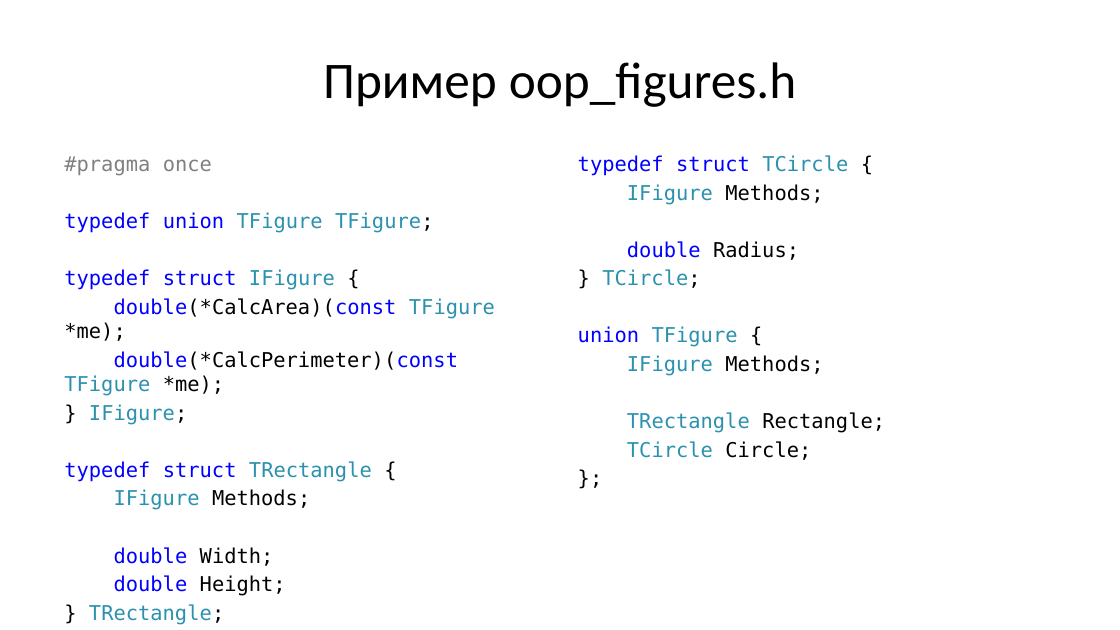
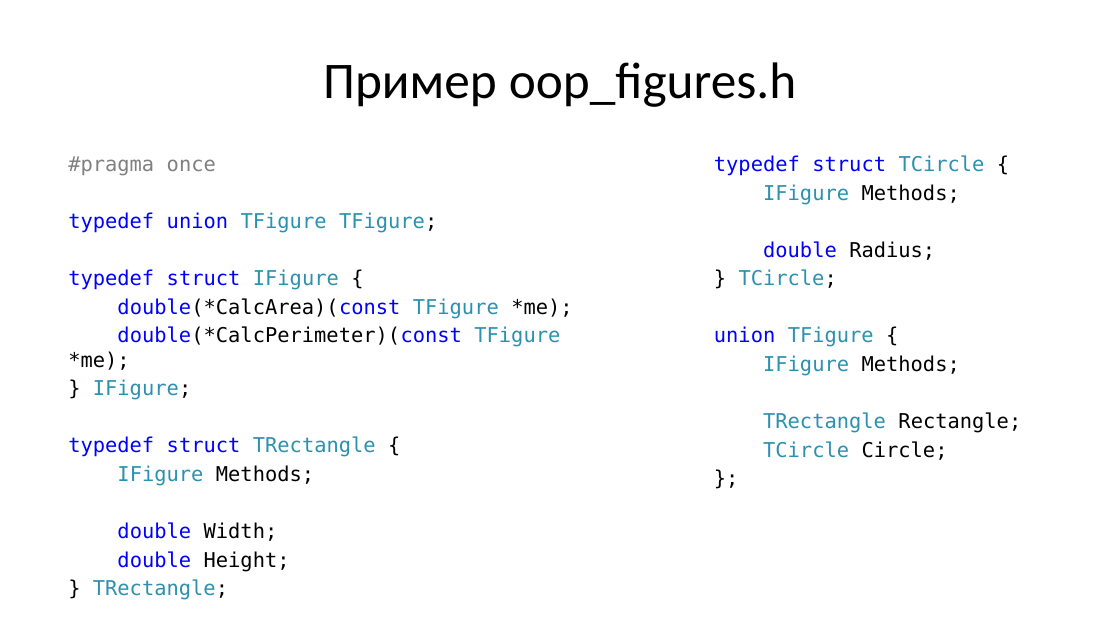
Before and after one commit to Evgueni-Petrov-aka-espetrov/Algorithms-and-Programming-in-C-pptx, a slide deck: slide 14 of 07 Структуры.pptx. Drawn at 1120x630 pixels with LibreOffice and Linux fonts; fonts in the diff are those of the drawing. Boxes give left, top, right and bottom in pixels: in the first picture for what was removed or moved away, otherwise in the second. Text is boxed around its words. In the diff, an @@ line names an element or a change of style, - is before the commit and + after.

Commit message:
увеличил размер шрифта в примере с фигурами

```diff
--- a/07 Структуры.pptx
+++ b/07 Структуры.pptx
@@ text "#pragma once" rewrapped from [64,156,495,566] to [68,156,572,572] @@
@@ text "typedef struct TCircle {": place and size @@
-text "typedef struct TCircle {" at [578,155,885,460]
+text "typedef struct TCircle {" at [714,155,1021,460]
```
Also in this commit, not shown: 3 other slides changed.
